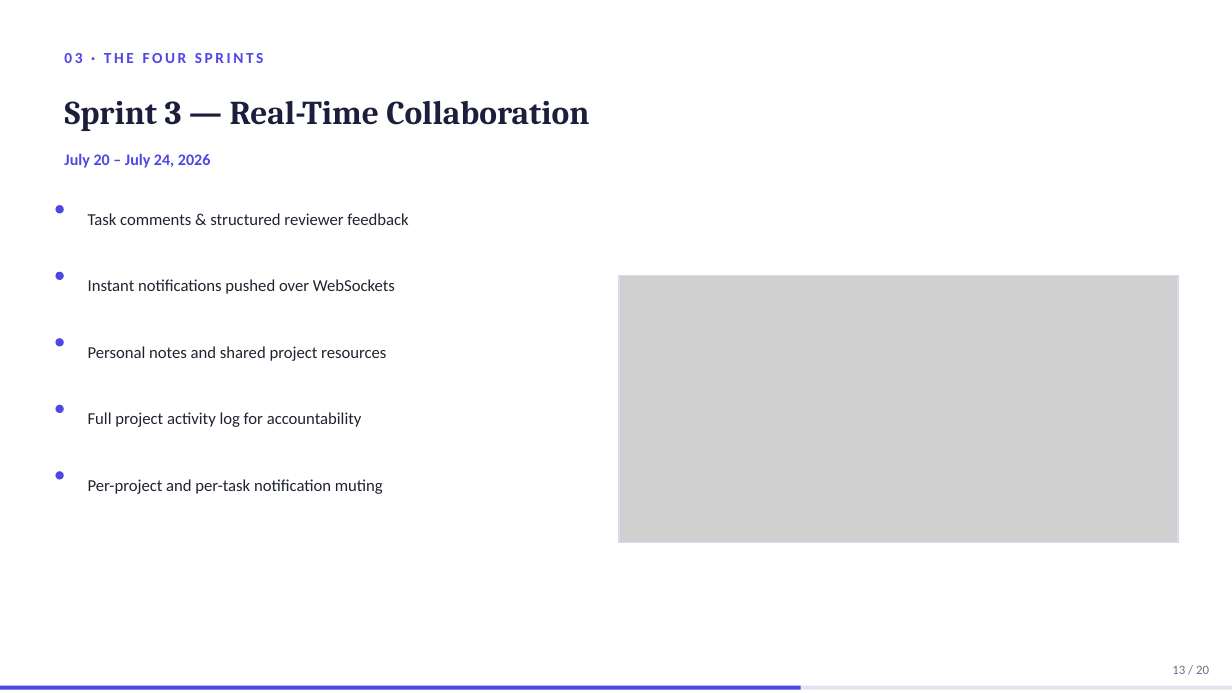
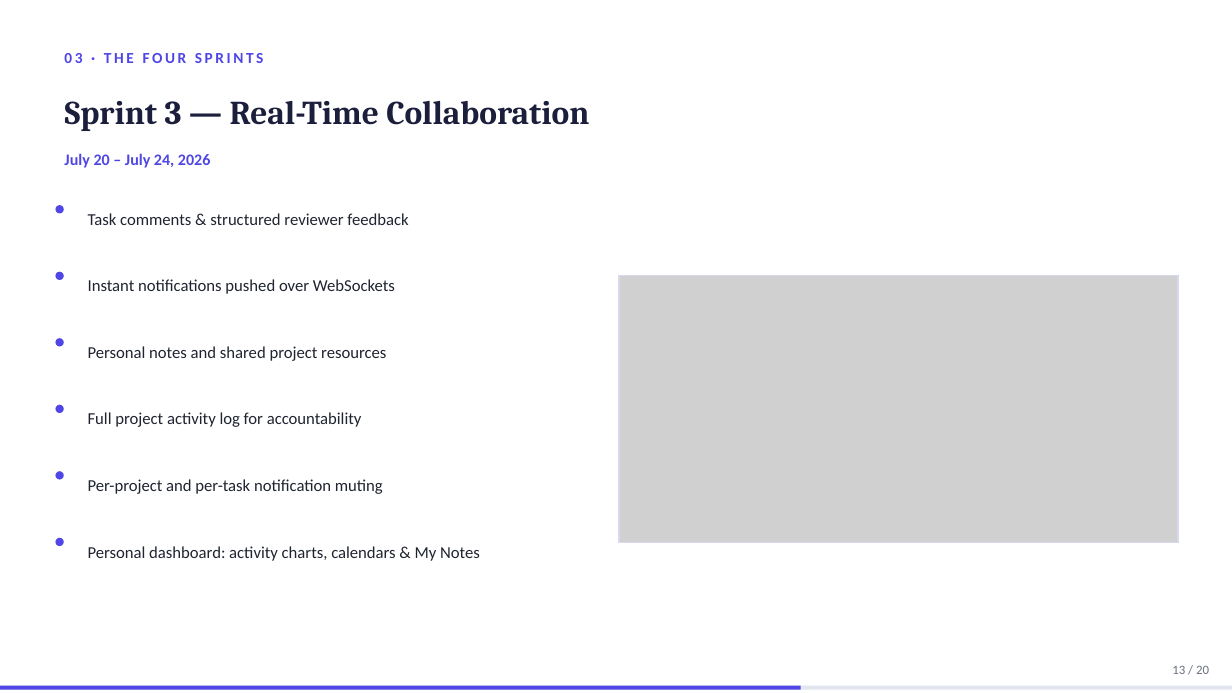
Before and after one commit to domdomxy/synkro, a slide deck: slide 13 of Synkro_PFA_Defense.pptx. Drawn at 1232x693 pixels with LibreOffice and Linux fonts; fonts in the diff are those of the drawing; grey boxes stand for pictures. Boxes give left, top, right and bottom in pixels: in the first picture for what was removed or moved away, otherwise in the second. Text is boxed around its words. In the diff, an @@ line names an element or a change of style, - is before the commit and + after.

Commit message:
Document dashboard filters and recovery flow
Updated architecture and product docs to describe the dashboard’s clickable chart legend as a comparison filter, the separate personal dashboard date-range controls, and the due-soon panel’s independent range filter. Also refreshed config and privacy/terms copy to match the account-recovery flow: soft-deleted accounts are restored via a 6-digit email code at login, not by simply signing back in.

```diff
--- a/Synkro_PFA_Defense.pptx
+++ b/Synkro_PFA_Defense.pptx
@@ ellipse added at (55, 538, 64, 546), fill #4F46E5 @@
@@ text added at (88, 546, 480, 561), 13 pt, text #1F2430 @@
+Personal dashboard: activity charts, calendars & My Notes
```
Also in this commit, not shown: 6 other files.
